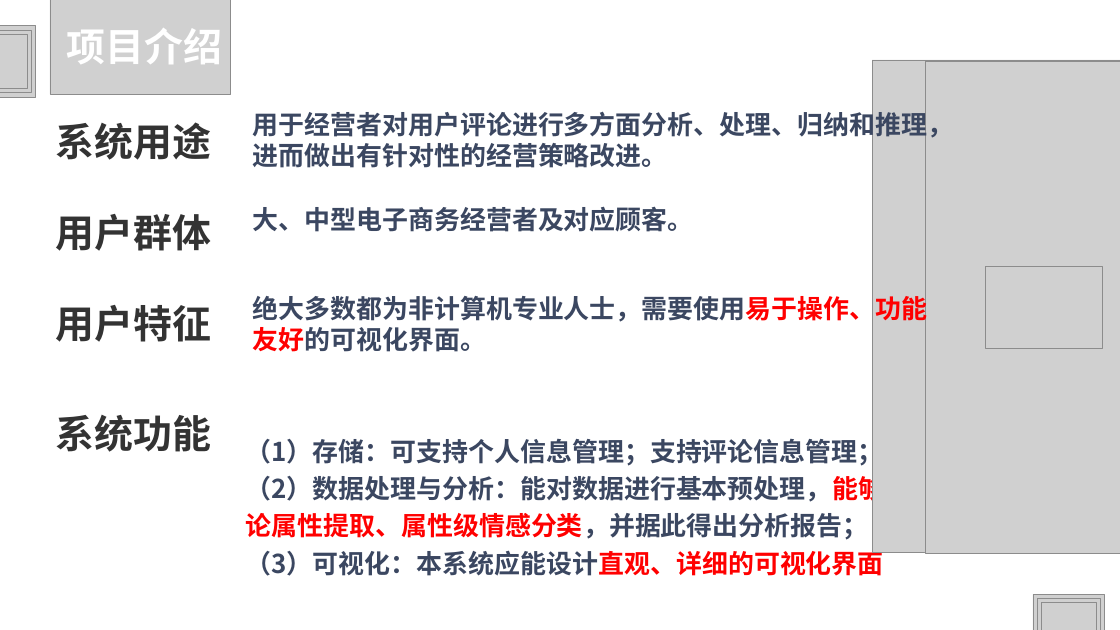
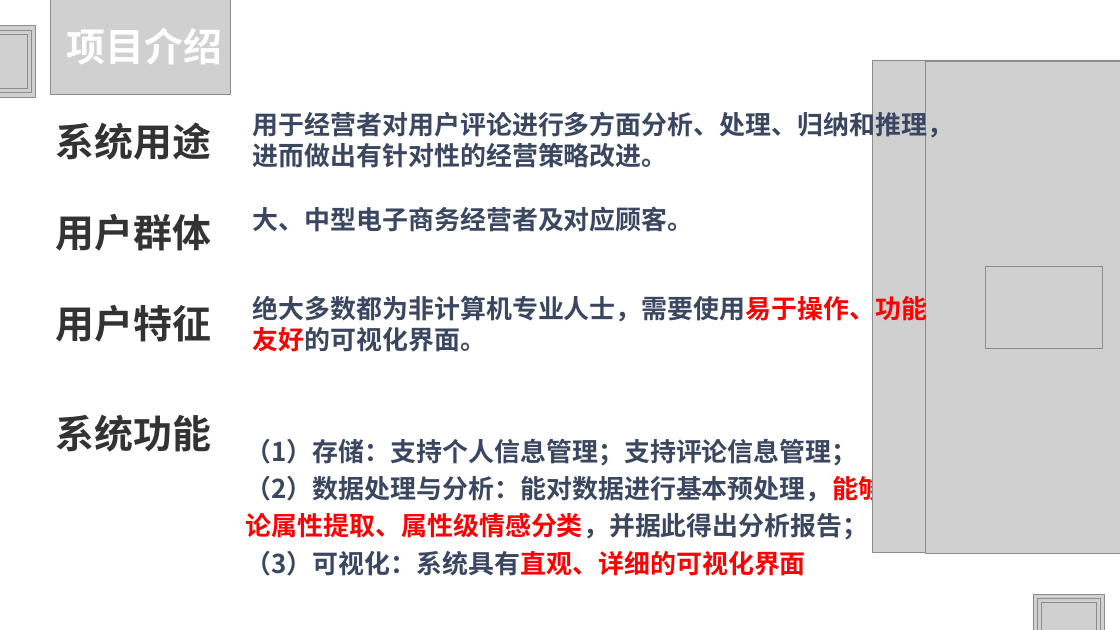
Before and after one commit to HJHGJGHHG/Sentiment-Analysis-System, a slide deck: slide 5 of 文档/PPT.pptx. Drawn at 1120x630 pixels with LibreOffice and Linux fonts; fonts in the diff are those of the drawing; grey boxes stand for pictures; background and template pictures are left out. Boxes give left, top, right and bottom in pixels: in the first picture for what was removed or moved away, otherwise in the second. Text is boxed around its words. In the diff, an @@ line names an element or a change of style, - is before the commit and + after.

```diff
--- a/文档/PPT.pptx
+++ b/文档/PPT.pptx
@@ text at <box>246,439,858,466</box>: text changed @@
-（1）存储：可支持个人信息管理；支持评论信息管理；
+（1）存储：支持个人信息管理；支持评论信息管理；
@@ text at <box>246,551,806,576</box>: text changed @@
-（3）可视化：本系统应能设计直观、详细的可视化界面
+（3）可视化：系统具有直观、详细的可视化界面
```
Also in this commit, not shown: 6 other slides changed, 2 slides removed, 7 other files.
